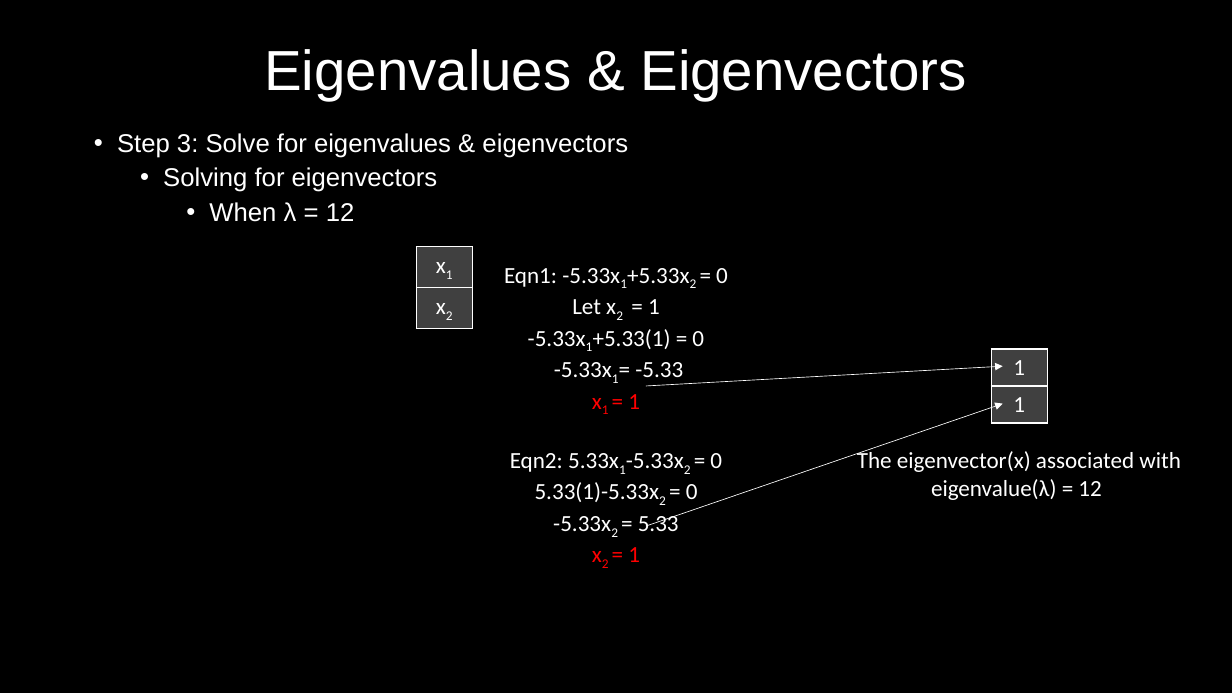
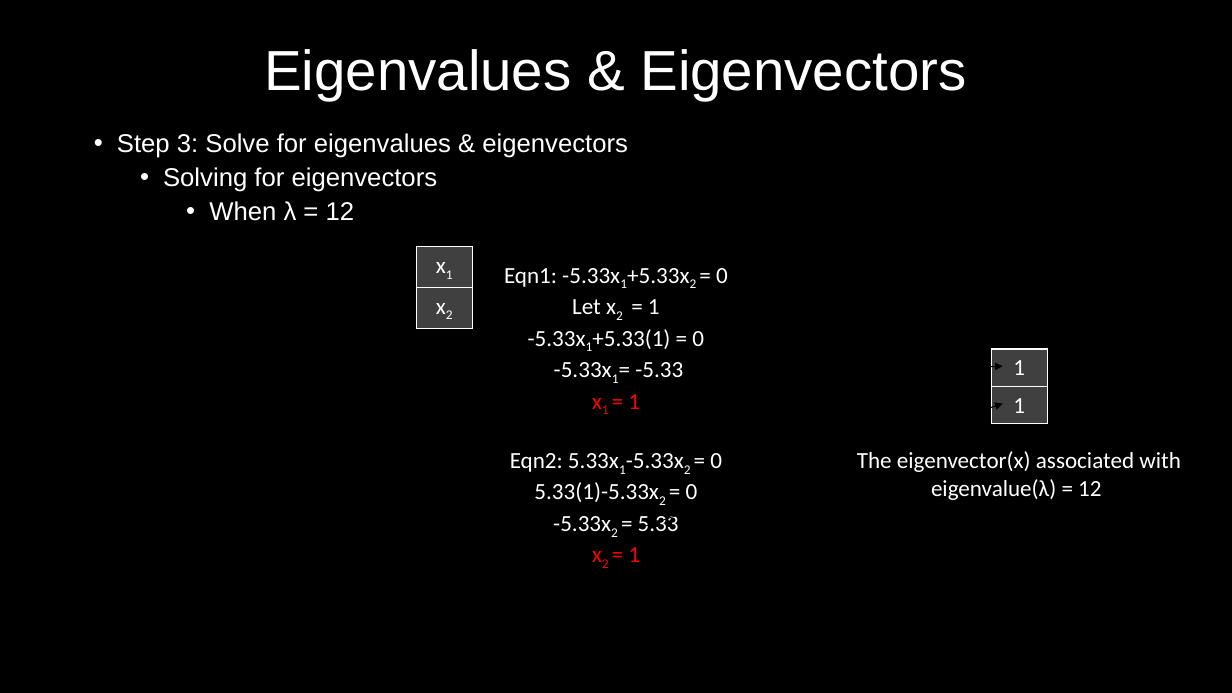
Before and after one commit to MyGitUse/MBIO7160, a slide deck: slide 56 of FinalProject/191128_Presentation_NM.pptx. Drawn at 1232x693 pixels with LibreOffice and Linux fonts; fonts in the diff are those of the drawing. Boxes give left, top, right and bottom in pixels: in the first picture for what was removed or moved away, otherwise in the second. Text is boxed around its words. In the diff, an @@ line names an element or a change of style, - is before the commit and + after.

```diff
--- a/FinalProject/191128_Presentation_NM.pptx
+++ b/FinalProject/191128_Presentation_NM.pptx
@@ table at (992,349,1048,421) @@
@@ borders changed @@
@@ arrow removed from (646, 386) to (1003, 366) @@
@@ freeform shape added at (646,366,1003,385), outline #000000 0.75 pt @@
@@ arrow removed from (646, 526) to (1003, 404) @@
@@ freeform shape added at (646,404,1003,527), outline #000000 0.75 pt @@
```
Also in this commit, not shown: 48 other slides changed, 3 slides added, 3 slides removed, 1 other file.
